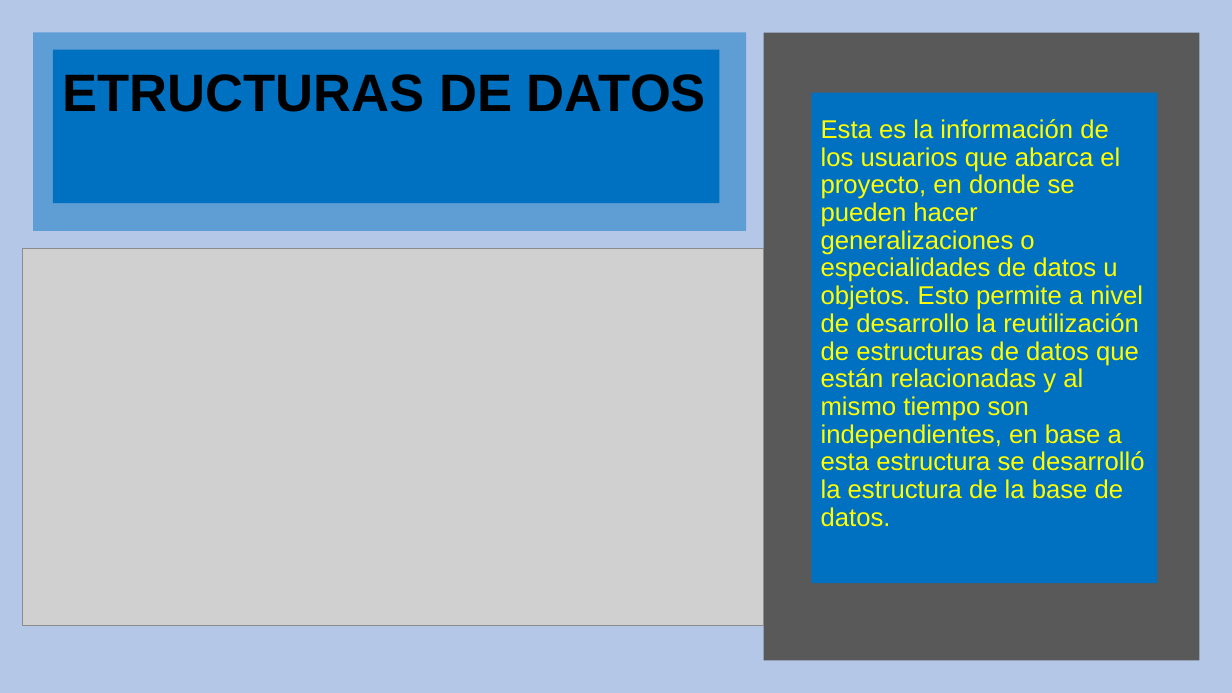
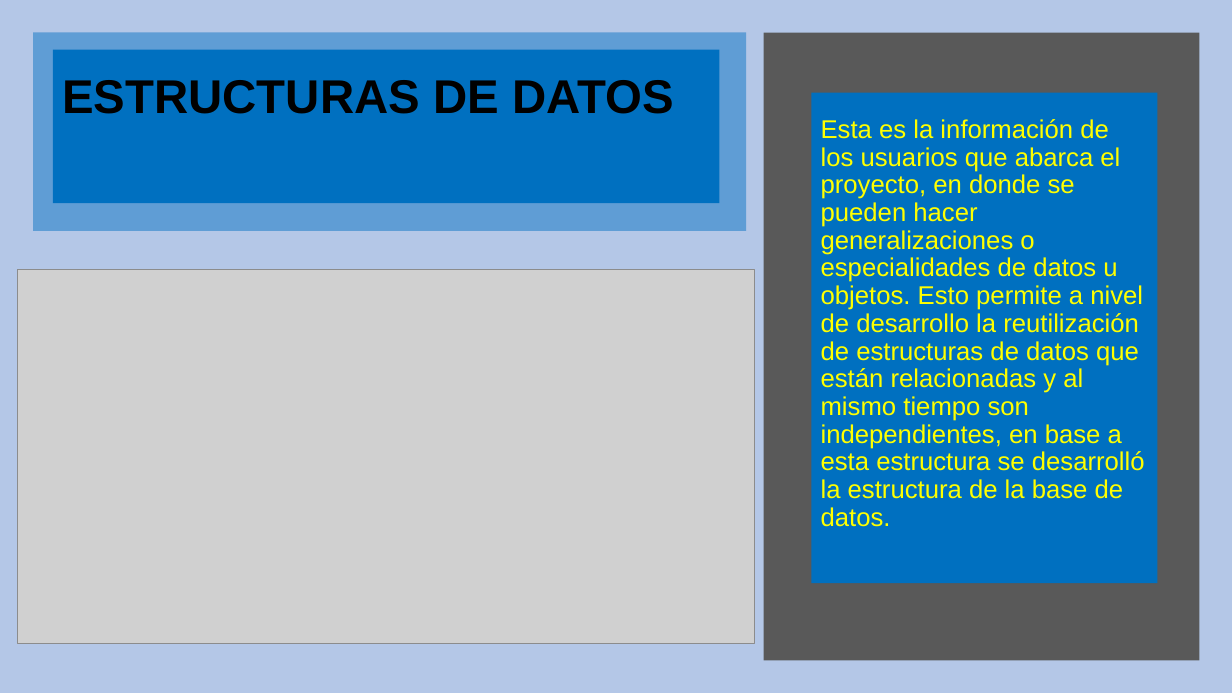
Before and after one commit to CesarFlick/shule-server-repositorio, a slide deck: slide 11 of INSTITUTO POLITÉCNICO NACIONAL.pptx. Drawn at 1232x693 pixels with LibreOffice and Linux fonts; fonts in the diff are those of the drawing; grey boxes stand for pictures. Boxes give left, top, right and bottom in pixels: in the first picture for what was removed or moved away, otherwise in the second. Text is boxed around its words. In the diff, an @@ line names an element or a change of style, - is before the commit and + after.

```diff
--- a/INSTITUTO POLITÉCNICO NACIONAL.pptx
+++ b/INSTITUTO POLITÉCNICO NACIONAL.pptx
@@ title at [62, 80, 673, 114]: text changed; size 41 to 36.9 pt @@
-ETRUCTURAS DE DATOS
+ESTRUCTURAS DE DATOS
@@ picture: place and size @@
-picture at [22, 249, 763, 627]
+picture at [18, 270, 755, 643]
```
Also in this commit, not shown: 9 other slides changed, 2 slides added, 7 other files.
